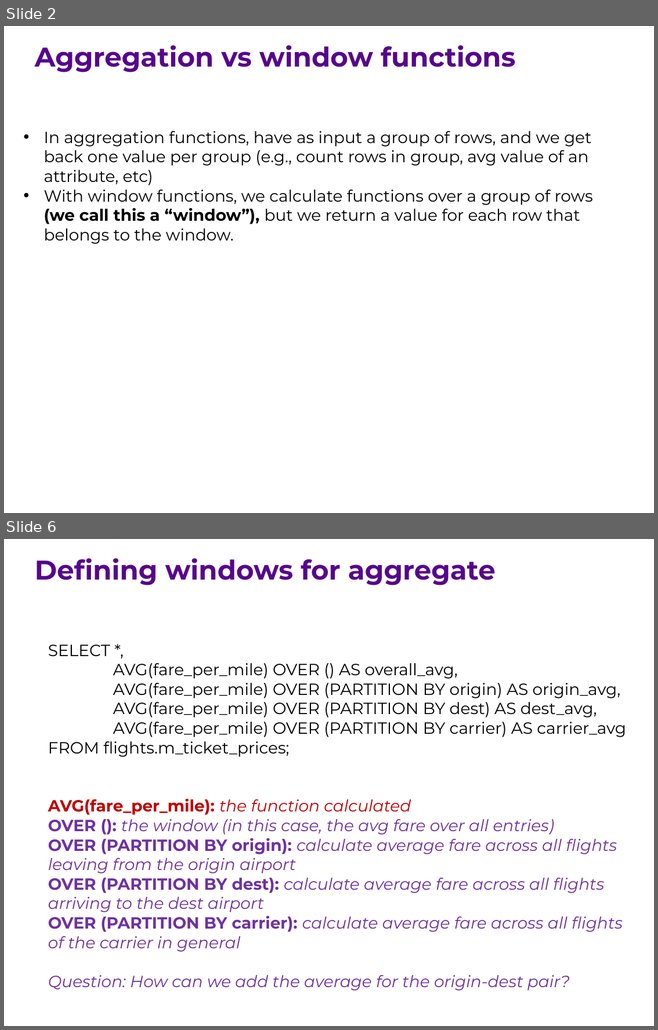
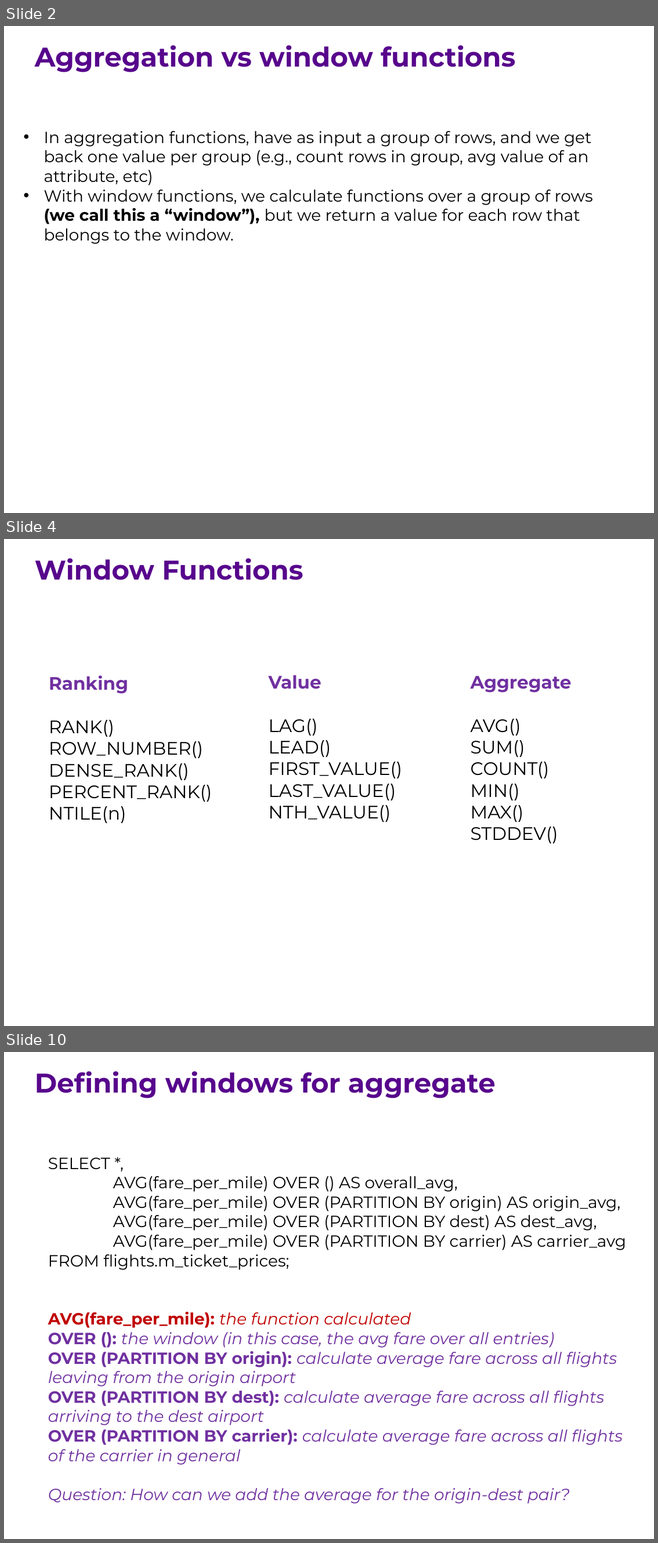
Before and after one commit to ipeirotis/introduction-to-databases, a slide deck: session7/G-Window_queries.pptx. Shown one above the other, each under a label of ours: slides 2 and 6 before the commit, slides 2, 4 and 10 after it; the slides between them are not shown. The pictures are 658x1030 and 658x1543 pixels, drawn with LibreOffice and Linux fonts; fonts in the diff are those of the drawing. Boxes give left, top, right and bottom in pixels: in the first picture for what was removed or moved away, otherwise in the second. Text is boxed around its words. In the diff, an @@ line names an element or a change of style, - is before the commit and + after.

```diff
--- a/session7/G-Window_queries.pptx
+++ b/session7/G-Window_queries.pptx
@@ slide 4 added at <box>4,539,654,1026</box>, background #FFFFFF @@
@@ text added at <box>35,558,303,580</box>, 30 pt, text #57068C, bold @@
+Window Functions
@@ text added at <box>49,675,212,823</box>, 20 pt, text #000000 @@
+Ranking
+RANK()
+ROW_NUMBER()
+DENSE_RANK()
+PERCENT_RANK()
+NTILE(n)
@@ text added at <box>268,675,402,822</box>, 20 pt, text #000000 @@
+Value
+LAG()
+LEAD()
+FIRST_VALUE()
+LAST_VALUE()
+NTH_VALUE()
@@ text added at <box>470,676,571,843</box>, 20 pt, text #000000 @@
+Aggregate
+AVG()
+SUM()
+COUNT()
+MIN()
+MAX()
+STDDEV()
@@ what was slide 6 is now slide 10 @@
```
Also in this commit, not shown: 3 slides changed, 6 other slides added.
